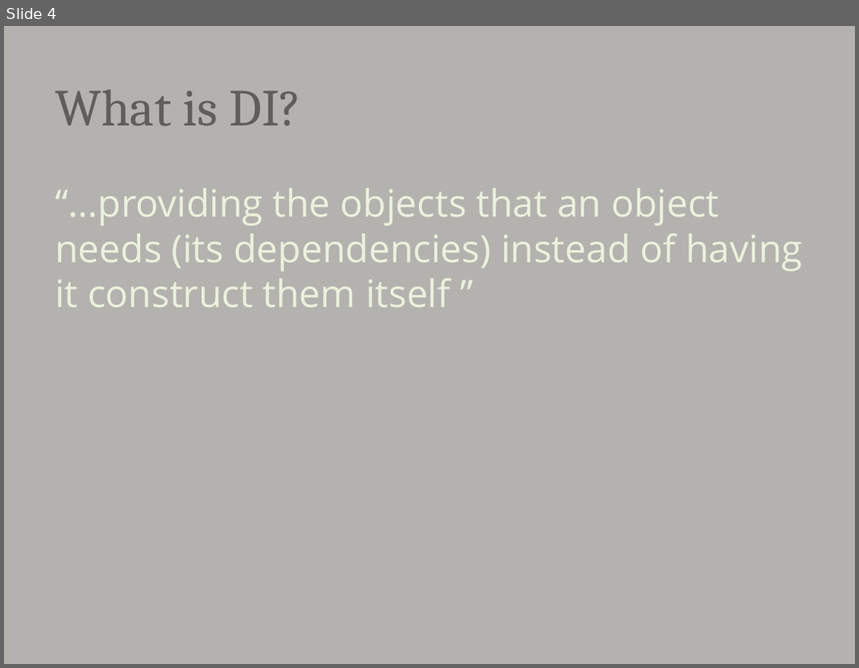
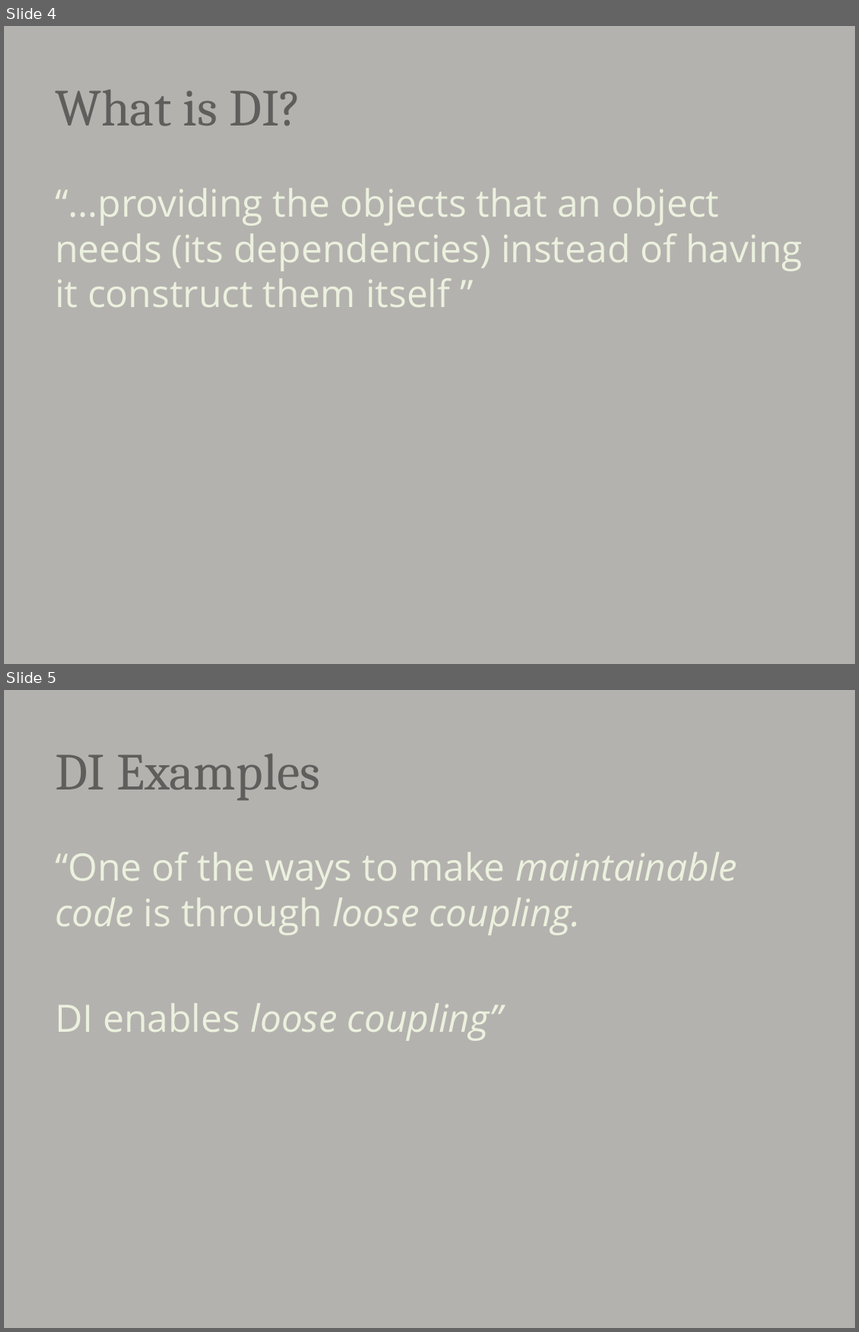
Before and after one commit to djhmateer/AltNetDI, a slide deck: My Journey into Dependency Injection.pptx. Shown one above the other, each under a label of ours: slide 4 before the commit, slides 4 and 5 after it. The pictures are 859x668 and 859x1332 pixels, drawn with LibreOffice and Linux fonts; fonts in the diff are those of the drawing. Boxes give left, top, right and bottom in pixels: in the first picture for what was removed or moved away, otherwise in the second. Text is boxed around its words. In the diff, an @@ line names an element or a change of style, - is before the commit and + after.

```diff
--- a/My Journey into Dependency Injection.pptx
+++ b/My Journey into Dependency Injection.pptx
@@ slide 5 added at (x1=4, y1=690, x2=855, y2=1328), background #B4B2AE @@
@@ title added at (x1=55, y1=753, x2=321, y2=800), 44 pt, text #5F5E5D @@
+DI Examples
@@ text added at (x1=55, y1=852, x2=737, y2=1041), 32 pt, text #EBF1DE, italic @@
+“One of the ways to make maintainable code is through loose coupling.
+DI enables loose coupling”
```
Also in this commit, not shown: 1 slide changed, 1 other slide added, 1 slide removed, 2 other files.
